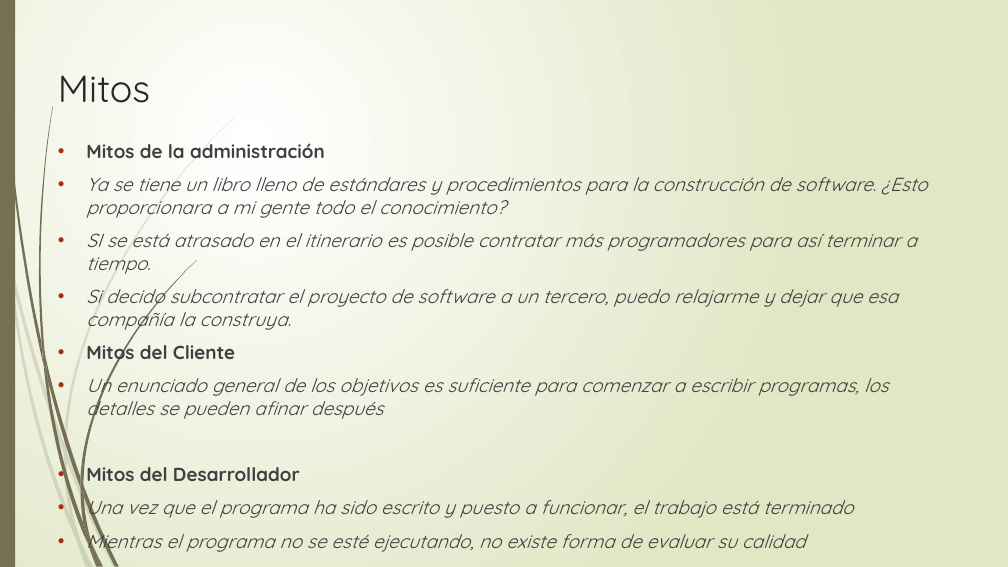
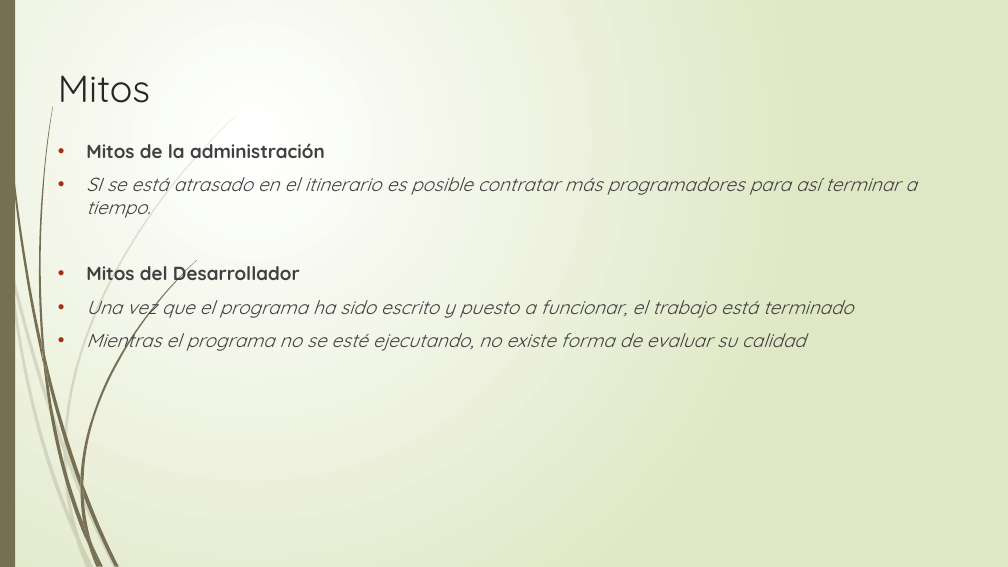
Before and after one commit to pssettino/OPP, a slide deck: slide 42 of Material de Alumno/Ing de Software.pptx. Drawn at 1008x567 pixels with LibreOffice and Linux fonts; fonts in the diff are those of the drawing. Boxes give left, top, right and bottom in pixels: in the first picture for what was removed or moved away, otherwise in the second. Text is boxed around its words. In the diff, an @@ line names an element or a change of style, - is before the commit and + after.

```diff
--- a/Material de Alumno/Ing de Software.pptx
+++ b/Material de Alumno/Ing de Software.pptx
@@ text at (x1=86, y1=177, x2=927, y2=218): paragraph removed @@
-• Ya se tiene un libro lleno de estándares y procedimientos para la construcción de software. ¿Esto proporcionara a mi gente todo el conocimiento?
@@ text at (x1=86, y1=283, x2=898, y2=421): paragraphs removed @@
-• Si decido subcontratar el proyecto de software a un tercero, puedo relajarme y dejar que esa compañía la construya.
-• Mitos del Cliente
-• Un enunciado general de los objetivos es suficiente para comenzar a escribir programas, los detalles se pueden afinar después
```
Also in this commit, not shown: 2 other slides changed.
